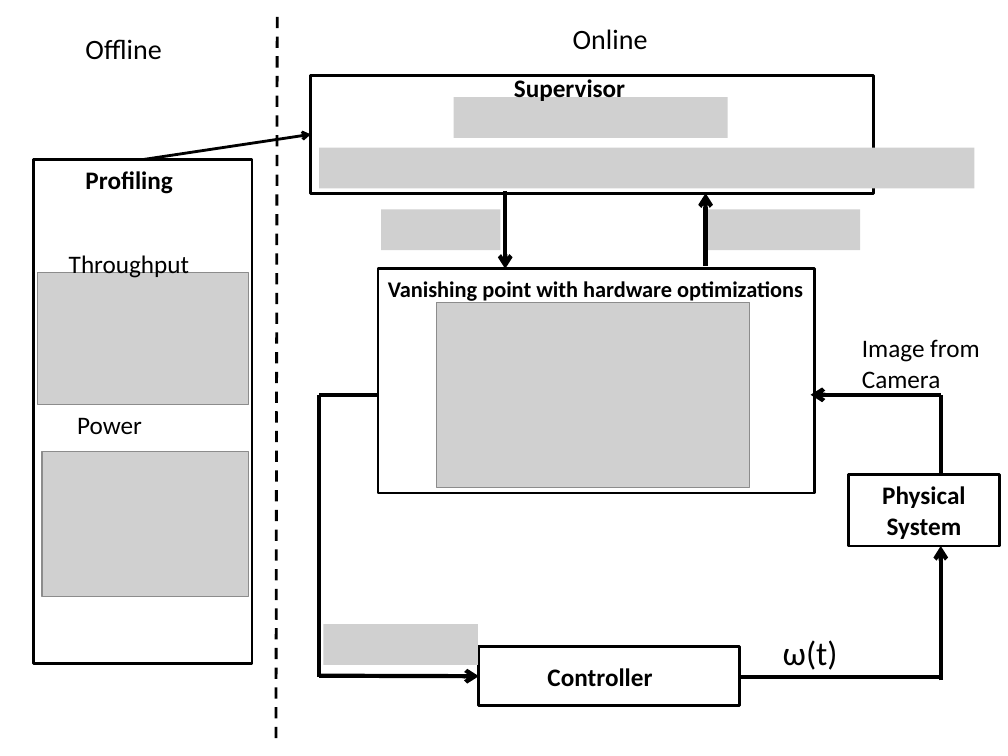
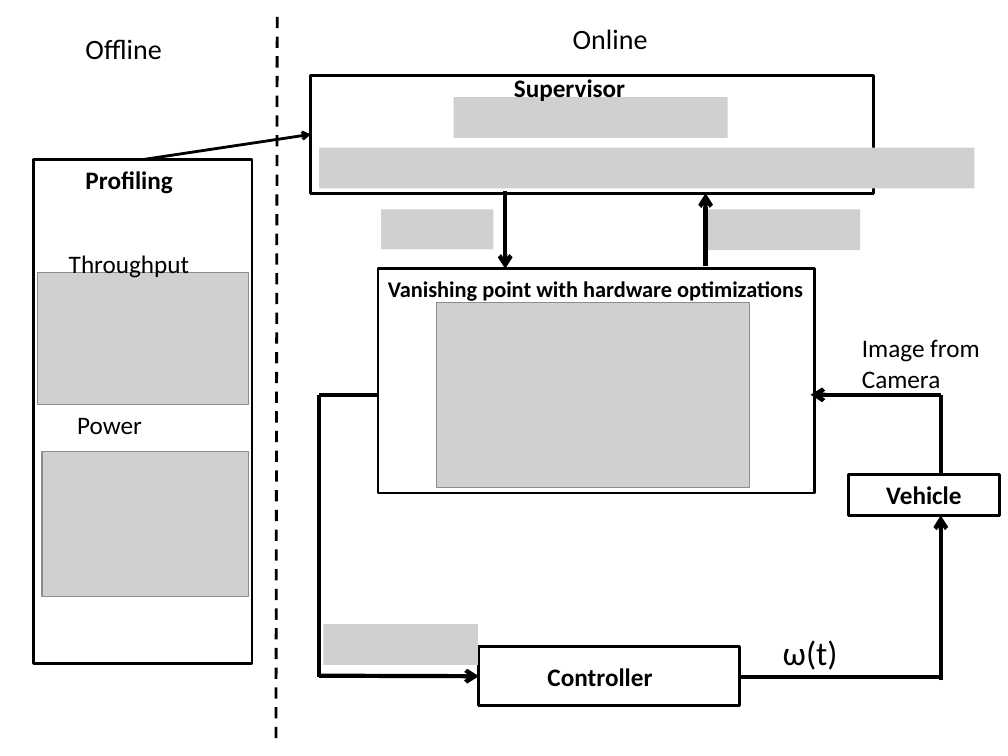
Before and after one commit to dtbinh/AnytimeCPS2015, a slide deck: slide 1 of Pubs/Invited_IEEE_ManEtc16/Paper/Figs/JuicyJ.pptx. Drawn at 1008x756 pixels with LibreOffice and Linux fonts; fonts in the diff are those of the drawing; grey boxes stand for pictures. Boxes give left, top, right and bottom in pixels: in the first picture for what was removed or moved away, otherwise in the second. Text is boxed around its words. In the diff, an @@ line names an element or a change of style, - is before the commit and + after.

```diff
--- a/Pubs/Invited_IEEE_ManEtc16/Paper/Figs/JuicyJ.pptx
+++ b/Pubs/Invited_IEEE_ManEtc16/Paper/Figs/JuicyJ.pptx
@@ picture: place and size @@
-picture at box(381, 210, 500, 250)
+picture at box(381, 210, 493, 250)
@@ rectangle "Vehicle": place and size @@
-rectangle "Vehicle" at box(849, 475, 1000, 546)
+rectangle "Vehicle" at box(849, 475, 1000, 515)
@@ text in rectangle at box(886, 486, 961, 505): text changed @@
-Physical System
+Vehicle
@@ arrow moved from (940, 680) - (940, 546) to (940, 680) - (940, 515) @@
```
Also in this commit, not shown: 1 other file.
